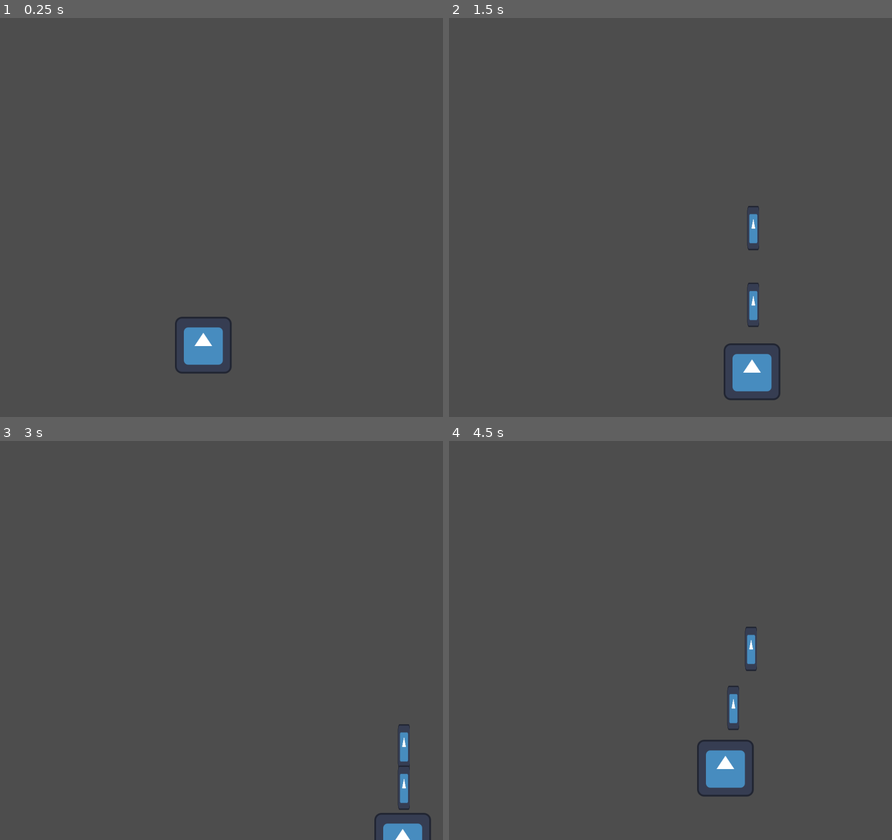
Above: before the commit, frames 1-4 (two rows, left to right).
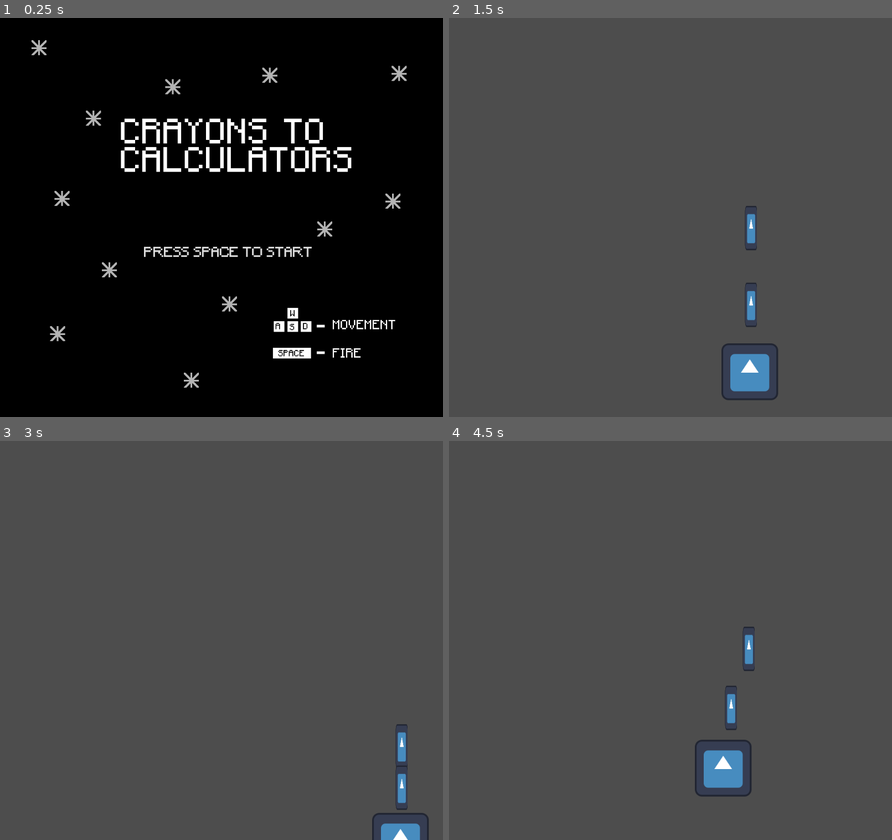
Above: after the commit, the same moments.

Repository: nsriv531/social-rejects-gddcteam1
Game: Godot game, scene res://scenes/menu.tscn
The game is run twice, just before and just after one commit, with the same random seed, the same clock (stepped at 60 frames per second) and the same inputs. Before the commit the project starts from res://scenes/world.tscn. The engine's default icon, where the game draws it, is replaced by a stand-in: a white triangle on a blue panel in a dark square.
Inputs:
- Up to frame 1 (0.25 s): no input
- Up to frame 2 (1.5 s): tap Enter at 0.5 s; hold Right (right) 0.53-1.28 s; hold Space (shoot) 0.53-1.28 s; hold S (down) from 1.28 s (still down); tap Space (shoot) at 1.35 s
- Up to frame 3 (3 s): release S (down) at 2.03 s; hold Right (right) 2.03-2.78 s; hold Space (shoot) 2.03-2.78 s; hold W (up) from 2.78 s (still down); tap Space (shoot) at 2.85 s
- Up to frame 4 (4.5 s): release W (up) at 3.53 s; hold Space (shoot) 3.53-4.28 s; hold A (left) from 3.53 s (still down); tap Space (shoot) at 4.35 s

The runs differ from the first frame. In frame 1, 100% of the frame differs, in the area x 0-100%, y 0-100%; in frame 2, 0.6%; in frame 3, 0.5%; in frame 4, 0.6%.

Commit message:
simple menu done

Diff:
--- a/project.godot
+++ b/project.godot
@@ -11,7 +11,7 @@
 [application]
 
 config/name="Crayons to Calculators"
-run/main_scene="res://scenes/world.tscn"
+run/main_scene="res://scenes/menu.tscn"
 config/features=PackedStringArray("4.1", "Mobile")
 config/icon="res://icon.svg"
 
--- /dev/null
+++ b/scenes/menu.tscn
@@ -0,0 +1,32 @@
+[gd_scene load_steps=5 format=3 uid="uid://dvlep1fd8scqp"]
+
+[ext_resource type="Texture2D" uid="uid://bssl4kc8stiun" path="res://sprites/title.png" id="1_f7qkt"]
+[ext_resource type="Script" path="res://scripts/menu.gd" id="1_t7psi"]
+[ext_resource type="FontFile" uid="uid://enutowvvlbei" path="res://sprites/Pixel_font.ttf" id="2_rj252"]
+[ext_resource type="Script" path="res://scripts/Start_text.gd" id="3_dcn7b"]
+
+[node name="Menu" type="Control"]
+layout_mode = 3
+anchors_preset = 15
+anchor_right = 1.0
+anchor_bottom = 1.0
+grow_horizontal = 2
+grow_vertical = 2
+script = ExtResource("1_t7psi")
+
+[node name="Title" type="Sprite2D" parent="."]
+position = Vector2(500, 450)
+texture = ExtResource("1_f7qkt")
+
+[node name="TextEdit" type="TextEdit" parent="."]
+texture_filter = 1
+layout_mode = 0
+offset_left = 321.0
+offset_top = 510.0
+offset_right = 727.0
+offset_bottom = 561.0
+theme_override_colors/background_color = Color(0, 0, 0, 1)
+theme_override_fonts/font = ExtResource("2_rj252")
+theme_override_font_sizes/font_size = 30
+text = "PRESS SPACE TO START"
+script = ExtResource("3_dcn7b")
--- /dev/null
+++ b/scripts/Start_text.gd
@@ -0,0 +1,26 @@
+extends TextEdit
+
+@export  var speed = 5
+
+@export  var fade = false
+
+var time = 0
+
+var sinTime = 0
+
+var _visable = true
+
+func flash_text():
+	if !fade:
+		if sinTime > 0:
+			_visable = true
+		else:
+			_visable = false
+	else:
+		_visable = true
+		modulate.a = sinTime
+	visible = _visable
+func _physics_process(delta):
+	time += delta
+	sinTime = sin(speed * time)
+	flash_text()
--- /dev/null
+++ b/scripts/menu.gd
@@ -0,0 +1,9 @@
+extends Control
+
+func _physics_process(delta):
+
+	if Input.get_action_strength("shoot"):
+		on_button_press()
+
+func on_button_press():
+	get_tree().change_scene_to_file("res://scenes/world.tscn")
Binary file added: sprites/Pixel_font.ttf
Not shown, added: sprites/Pixel_font.ttf.import
Not shown, added: sprites/aiboss.png.import
Not shown, added: sprites/ant.png.import
Not shown, added: sprites/beetle.png.import
Not shown, added: sprites/between_levels.png.import
Not shown, added: sprites/book.png.import
Not shown, added: sprites/calculator.png.import
Not shown, added: sprites/cancerboy.png.import
Not shown, added: sprites/crayon.png.import
Not shown, added: sprites/g6level.png.import
Not shown, added: sprites/octomon.png.import
(and 4 more such lines)
